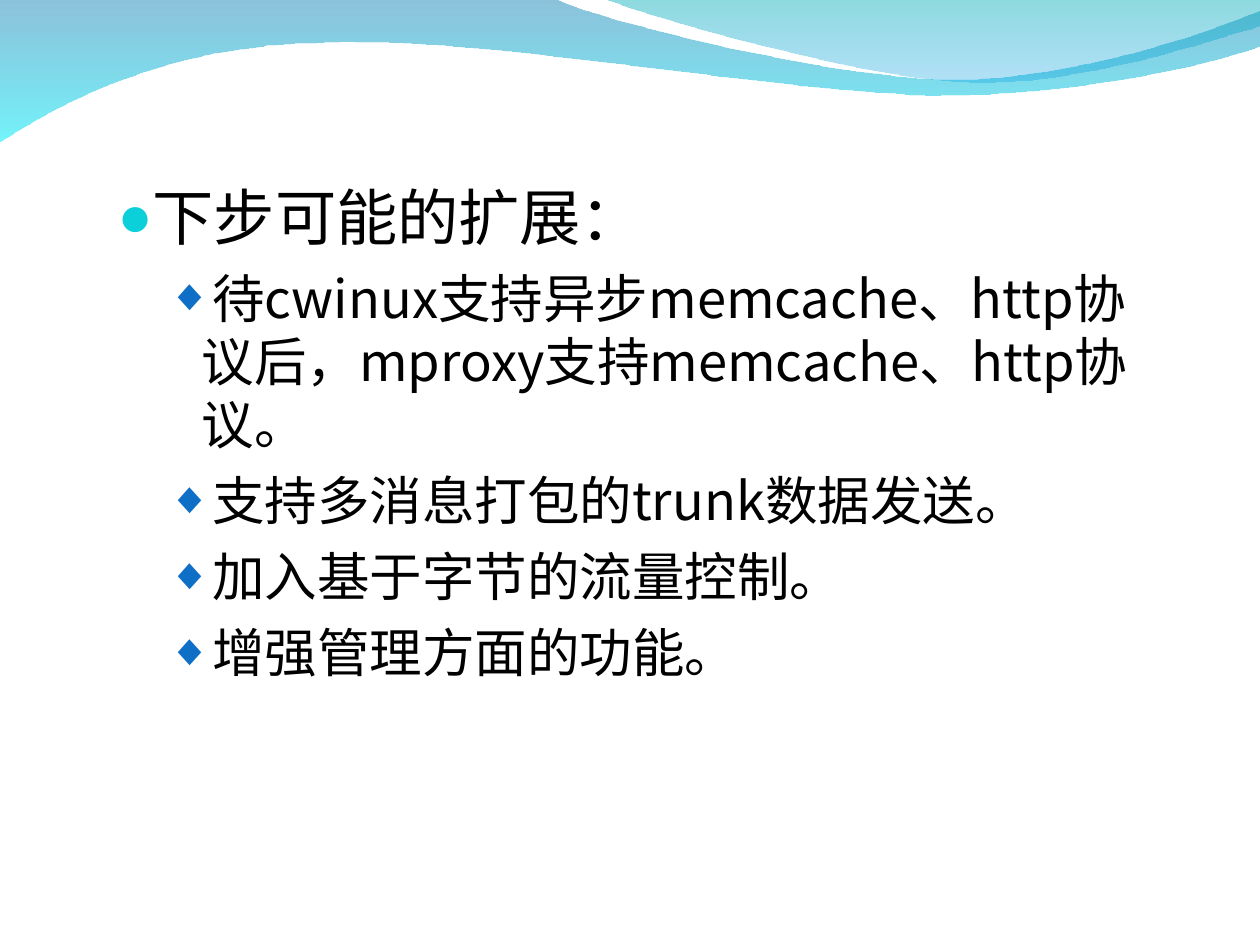
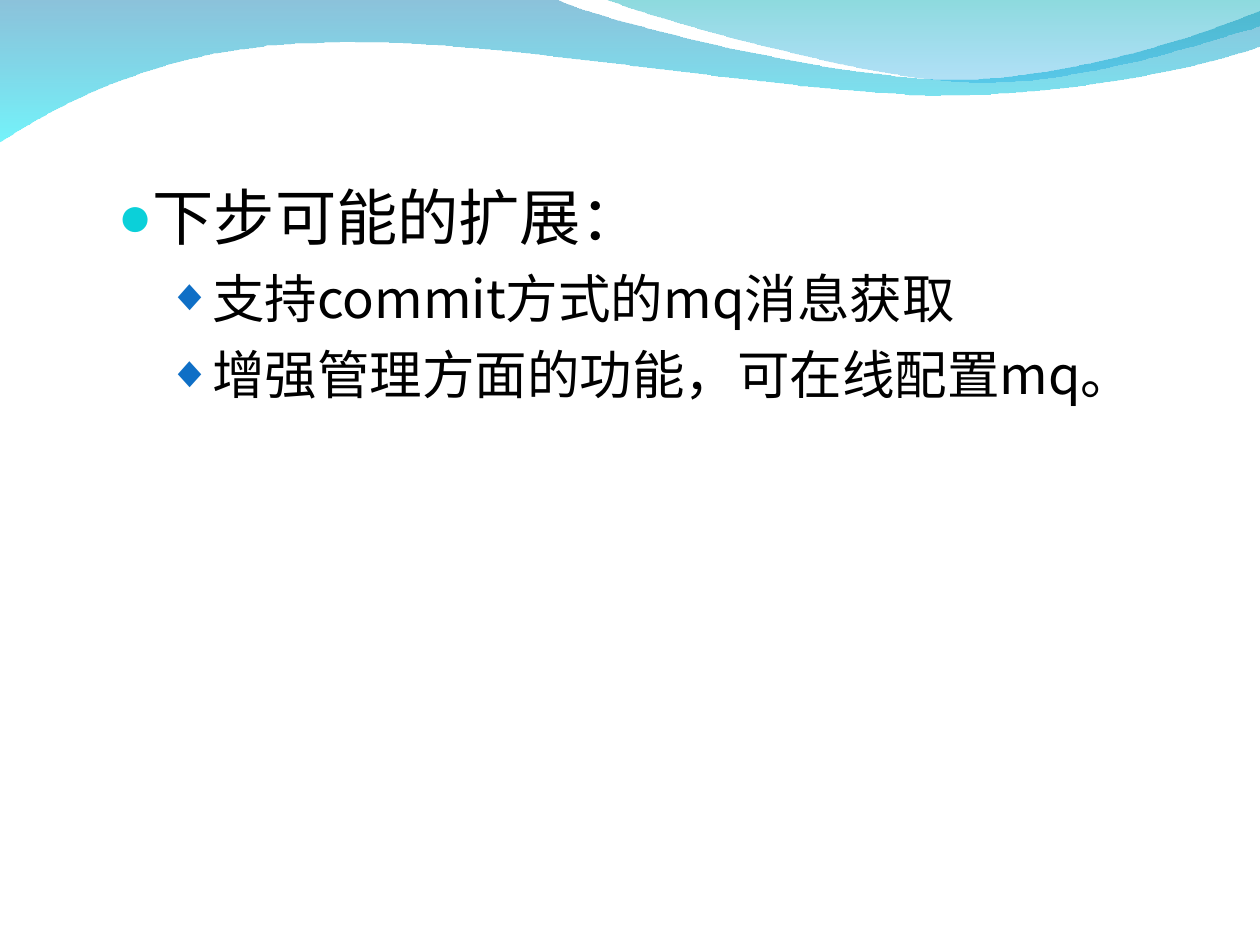
Before and after one commit to zxf1864/cwinux-mq, a slide deck: slide 30 of mq/doc/introduce.ppt (slide 28 before the commit). Drawn at 1260x945 pixels with LibreOffice and Linux fonts; fonts in the diff are those of the drawing; background and template pictures are left out. Boxes give left, top, right and bottom in pixels: in the first picture for what was removed or moved away, otherwise in the second. Text is boxed around its words. In the diff, an @@ line names an element or a change of style, - is before the commit and + after.

```diff
--- a/mq/doc/introduce.ppt
+++ b/mq/doc/introduce.ppt
@@ text at (x1=212, y1=273, x2=1133, y2=406): text changed @@
-  ◆ 待cwinux支持异步memcache、http协议后，mproxy支持memcache、http协议。
-  ◆ 支持多消息打包的trunk数据发送。
-  ◆ 加入基于字节的流量控制。
-  ◆ 增强管理方面的功能。
+  ◆ 支持commit方式的mq消息获取
+  ◆ 增强管理方面的功能，可在线配置mq。
```
Also in this commit, not shown: 4 other slides changed, 4 slides added, 2 slides removed.
